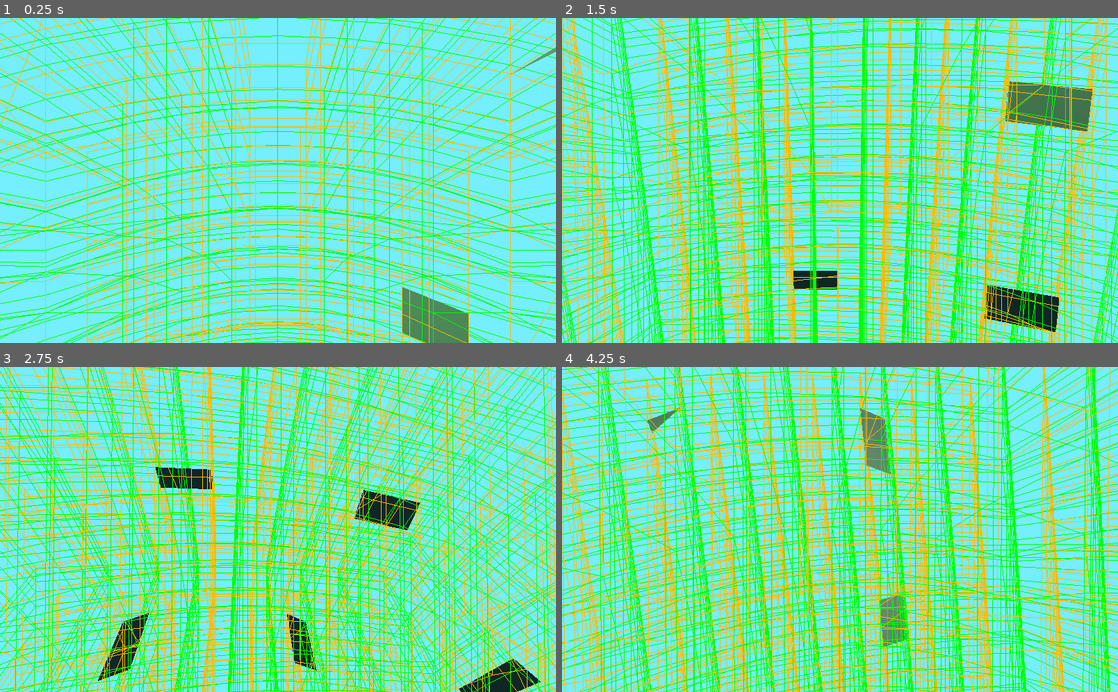
Above: before the commit, frames 1-4 (two rows, left to right).
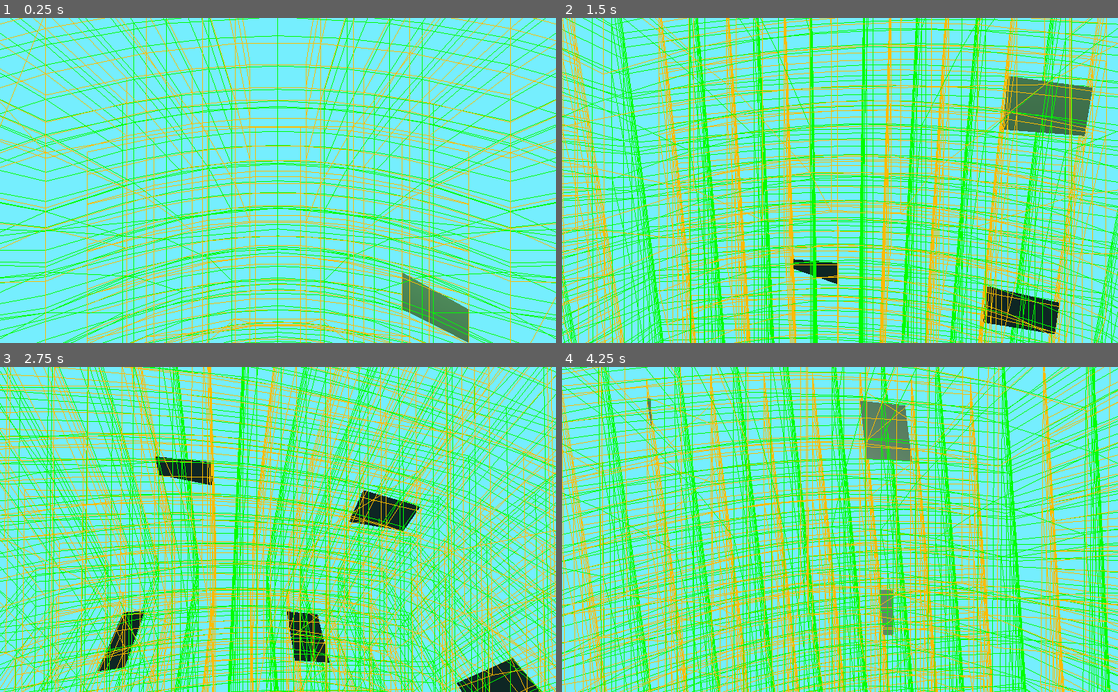
Above: after the commit, the same moments.

Repository: ctkerns/Marching-Cube-Sphere
Game: Godot game, scene res://Scenes/Universe.tscn
Two runs of this game, one before a commit and one after it. Both use one fixed random seed, a clock stepped at 60 frames per second and the inputs below.
Inputs (mouse positions are in pixels of both pictures, inside the frame that each line leads up to):
- Up to frame 1 (0.25 s): no input
- Up to frame 2 (1.5 s): move the mouse to (867, 180) at 0.52 s; hold Shift (sprint) 0.53-1.28 s; hold W (move_forward) from 0.53 s (still down); move the mouse to (812, 180) at 1.27 s; tap Shift (sprint) at 1.35 s
- Up to frame 3 (2.75 s): keep holding W (move_forward); move the mouse to (289, 523) at 2.02 s; hold Shift (sprint) from 2.03 s (still down)
- Up to frame 4 (4.25 s): keep holding W (move_forward); move the mouse to (834, 536) at 2.77 s; release Shift (sprint) at 2.78 s; tap Shift (sprint) at 2.85 s; move the mouse to (878, 532) at 3.52 s; hold Shift (sprint) from 3.53 s (still down)

The runs differ from the first frame. In frame 1, 0.9% of the frame differs, in the area x 72-100%, y 8-100%; in frame 2, 1.1%; in frame 3, 1.4%, in the area x 17-98%, y 27-100%; in frame 4, 1.2%.

Commit message:
Added interpolation. Closes #11.

Diff:
--- a/Scripts/Singletons/MarchingCubes.gd
+++ b/Scripts/Singletons/MarchingCubes.gd
@@ -320,8 +320,6 @@
 		var b = find_vert(vertex_data[tag][cell[1][i*3 + 1]], v, d)
 		var c = find_vert(vertex_data[tag][cell[1][i*3 + 2]], v, d)
 
-		# print("a: ", a, " b: ", b, " c: ", c)
-
 		a = Cube2Sphere.cube2sphere(a.x, a.y, a.z)
 		b = Cube2Sphere.cube2sphere(b.x, b.y, b.z)
 		c = Cube2Sphere.cube2sphere(c.x, c.y, c.z)
@@ -340,58 +338,55 @@
 	return Vector3(abs(v.x), abs(v.y), abs(v.z))
 
 func find_vert(edge_index, v: Array, d: Array) -> Vector3:
-	var d1
-	var d2
-
 	match(edge_index & 0xFF):
 		0x01:
-			d1 = d[0b001] - threshold
-			d2 = d[0b000] - threshold
-			return v[1].linear_interpolate(v[0], 0.5)
+			var d1 = d[0b001] - threshold
+			var d2 = d[0b000] - threshold
+			return v[0].linear_interpolate(v[1], d2/(d2 - d1))
 		0x02:
-			d1 = d[0b100] - threshold
-			d2 = d[0b000] - threshold
-			return v[4].linear_interpolate(v[0], 0.5)
+			var d1 = d[0b100] - threshold
+			var d2 = d[0b000] - threshold
+			return v[0].linear_interpolate(v[4], d2/(d2 - d1))
 		0x04:
-			d1 = d[0b010] - threshold
-			d2 = d[0b000] - threshold
-			return v[2].linear_interpolate(v[0], 0.5)
+			var d1 = d[0b010] - threshold
+			var d2 = d[0b000] - threshold
+			return v[0].linear_interpolate(v[2], d2/(d2 - d1))
 		0x13:
-			d1 = d[0b101] - threshold
-			d2 = d[0b001] - threshold
-			return v[5].linear_interpolate(v[1], 0.5)
+			var d1 = d[0b101] - threshold
+			var d2 = d[0b001] - threshold
+			return v[1].linear_interpolate(v[5], d2/(d2 - d1))
 		0x15:
-			d1 = d[0b011] - threshold
-			d2 = d[0b001] - threshold
-			return v[3].linear_interpolate(v[1], 0.5)
+			var d1 = d[0b011] - threshold
+			var d2 = d[0b001] - threshold
+			return v[1].linear_interpolate(v[3], d2/(d2 - d1))
 		0x23:
-			d1 = d[0b101] - threshold
-			d2 = d[0b100] - threshold
-			return v[5].linear_interpolate(v[4], 0.5)
+			var d1 = d[0b101] - threshold
+			var d2 = d[0b100] - threshold
+			return v[4].linear_interpolate(v[5], d2/(d2 - d1))
 		0x26:
-			d1 = d[0b110] - threshold
-			d2 = d[0b100] - threshold
-			return v[6].linear_interpolate(v[4], 0.5)
+			var d1 = d[0b110] - threshold
+			var d2 = d[0b100] - threshold
+			return v[4].linear_interpolate(v[6], d2/(d2 - d1))
 		0x37:
-			d1 = d[0b111] - threshold
-			d2 = d[0b101] - threshold
-			return v[7].linear_interpolate(v[5], 0.5)
+			var d1 = d[0b111] - threshold
+			var d2 = d[0b101] - threshold
+			return v[5].linear_interpolate(v[7], d2/(d2 - d1))
 		0x45:
-			d1 = d[0b011] - threshold
-			d2 = d[0b010] - threshold
-			return v[3].linear_interpolate(v[2], 0.5)
+			var d1 = d[0b011] - threshold
+			var d2 = d[0b010] - threshold
+			return v[2].linear_interpolate(v[3], d2/(d2 - d1))
 		0x46:
-			d1 = d[0b110] - threshold
-			d2 = d[0b010] - threshold
-			return v[6].linear_interpolate(v[2], 0.5)
+			var d1 = d[0b110] - threshold
+			var d2 = d[0b010] - threshold
+			return v[2].linear_interpolate(v[6], d2/(d2 - d1))
 		0x57:
-			d1 = d[0b111] - threshold
-			d2 = d[0b011] - threshold
-			return v[7].linear_interpolate(v[3], 0.5)
+			var d1 = d[0b111] - threshold
+			var d2 = d[0b011] - threshold
+			return v[3].linear_interpolate(v[7], d2/(d2 - d1))
 		0x67:
-			d1 = d[0b111] - threshold
-			d2 = d[0b110] - threshold
-			return v[7].linear_interpolate(v[6], 0.5)
+			var d1 = d[0b111] - threshold
+			var d2 = d[0b110] - threshold
+			return v[6].linear_interpolate(v[7], d2/(d2 - d1))
 		_:
 			print("ERROR: Marching cubes edge ", edge_index, " undefined.")
 			return Vector3(0.0, 0.0, 0.0)
